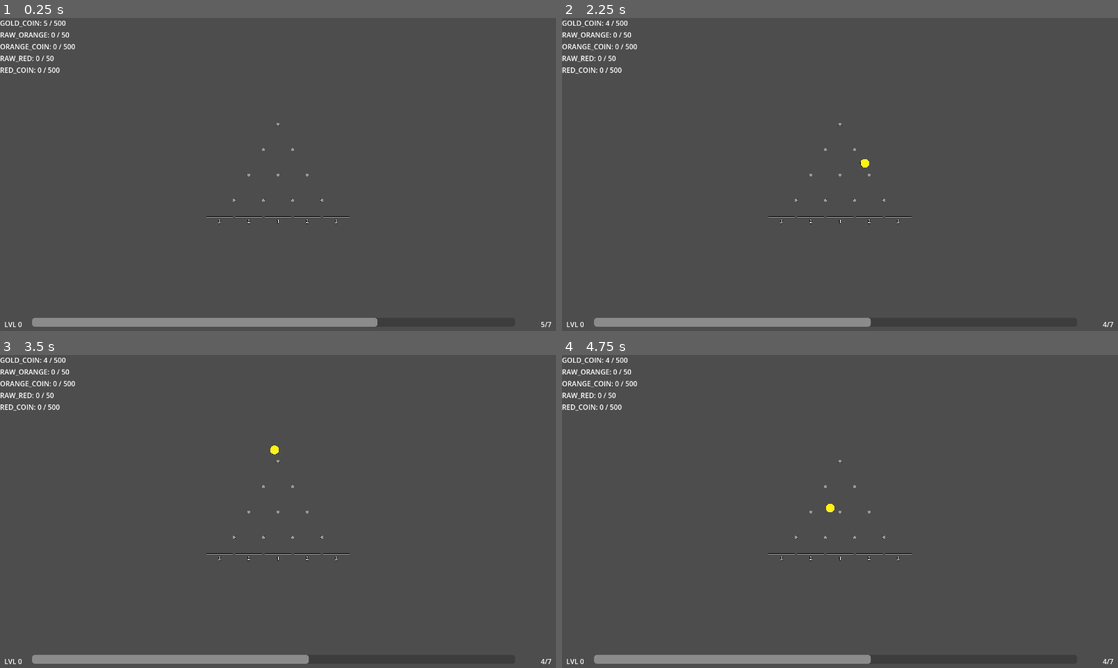
Above: before the commit, frames 1-4 (two rows, left to right).
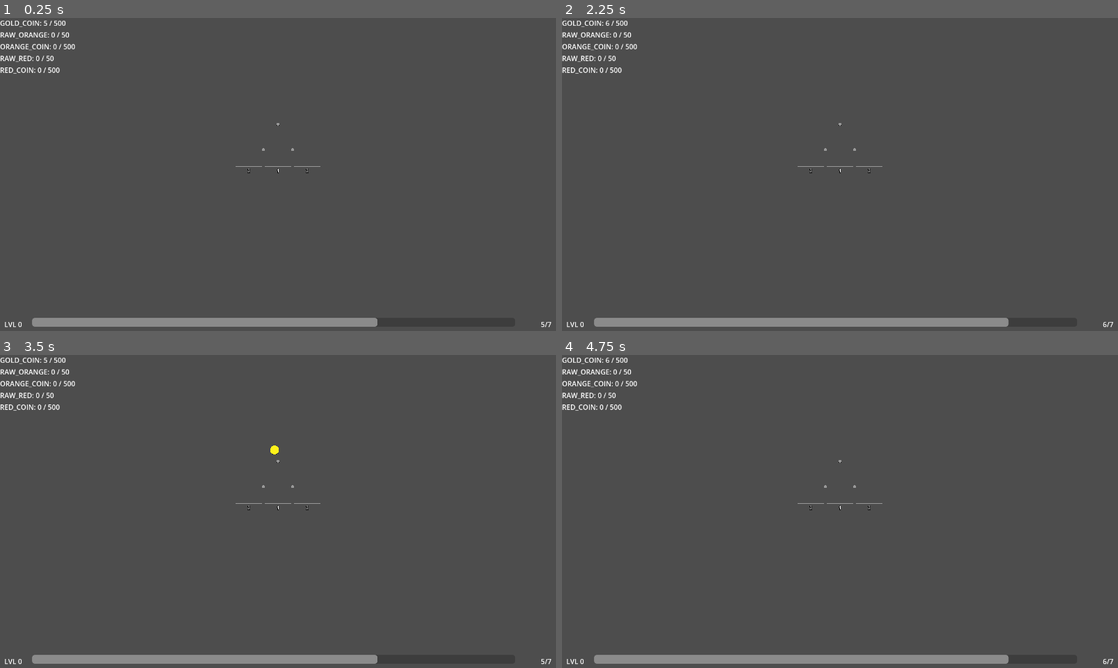
Above: after the commit, the same moments.

Repository: kjbrown-sandbox/pleenko
Game: Godot game, scene res://entities/main/main.tscn
Two runs of this game, one before a commit and one after it. Both use one fixed random seed, a clock stepped at 60 frames per second and the inputs below.
Inputs (mouse positions are in pixels of both pictures, inside the frame that each line leads up to):
- Up to frame 1 (0.25 s): no input
- Up to frame 2 (2.25 s): tap Enter at 0.5 s; move the mouse to (962, 158) at 0.52 s; hold Right 0.53-1.28 s; hold Space (drop_coin) 0.53-1.28 s; click (962, 158) at 0.67 s; move the mouse to (728, 190) at 1.27 s; hold Left 1.28-2.03 s; tap 1 (drop_unrefined) at 1.35 s; move the mouse to (895, 105) at 2.02 s; hold Right from 2.03 s (still down); tap P at 2.1 s
- Up to frame 3 (3.5 s): keep holding Right; move the mouse to (250, 574) at 2.77 s; tap Space (drop_coin) at 2.85 s; click (250, 574) at 2.92 s
- Up to frame 4 (4.75 s): move the mouse to (1006, 558) at 3.52 s; release Right at 3.53 s; hold 1 (drop_unrefined) 3.53-4.28 s; hold Left from 3.53 s (still down); move the mouse to (673, 464) at 4.27 s; tap P at 4.35 s

The runs differ from the first frame. In frame 1, 0.2% of the frame differs, in the area x 37-63%, y 47-66%; in frame 2, 1.0%; in frame 3, 0.6%; in frame 4, 1.0%, in the area x 7-98%, y 0-99%.

Commit message:
Board starts with 2 rows

Diff:
--- a/entities/level_progress_bar/level_progress_bar.gd
+++ b/entities/level_progress_bar/level_progress_bar.gd
@@ -56,7 +56,7 @@
 func _update_display() -> void:
 	level_label.text = "LVL %d" % LevelManager.current_level
 
-	var threshold := LevelManager.get_next_threshold()
+	var threshold: int = LevelManager.get_next_threshold()
 	if threshold <= 0:
 		progress_bar.value = 1.0
 		progress_label.text = "MAX"
--- a/entities/main/main.tscn
+++ b/entities/main/main.tscn
@@ -13,7 +13,6 @@
 transform = Transform3D(1, 0, 0, 0, 1, 0, 0, 0, 1, 2.08165e-12, -1.7165763, 6.980745)
 
 [node name="PlinkoBoard" parent="." unique_id=455905067 instance=ExtResource("1_kykwc")]
-num_rows = 4
 
 [node name="DirectionalLight3D" type="DirectionalLight3D" parent="." unique_id=1399139]
 transform = Transform3D(1, 0, 0, 0, 1, 0, 0, 0, 1, 0, 7.85613, 3.95506)
@@ -25,7 +24,7 @@
 offset_bottom = 40.0
 script = ExtResource("2_dn64k")
 
-[node name="LevelProgressBar" type="HBoxContainer" parent="CanvasLayer"]
+[node name="LevelProgressBar" type="HBoxContainer" parent="CanvasLayer" unique_id=304912546]
 script = ExtResource("4_lvlbar")
 
-[node name="LevelUpDialog" parent="." instance=ExtResource("3_levelup")]
+[node name="LevelUpDialog" parent="." unique_id=1315791600 instance=ExtResource("3_levelup")]
Not shown: 1 places in entities/main/main.tscn that only renumber resources
